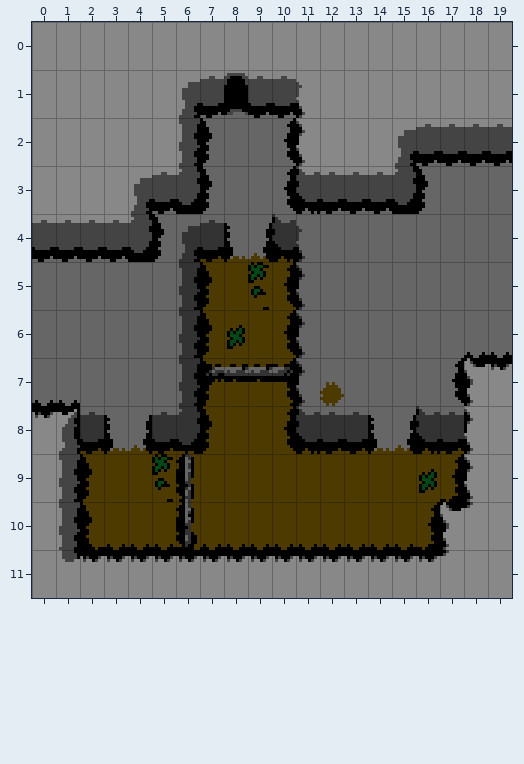
One commit to this Tiled map: tiled/hills_room_17.tmx. Above, as it was before the edit.
Cells are 8x16 px. Shown: x 0..19, y 0..11.
The result:
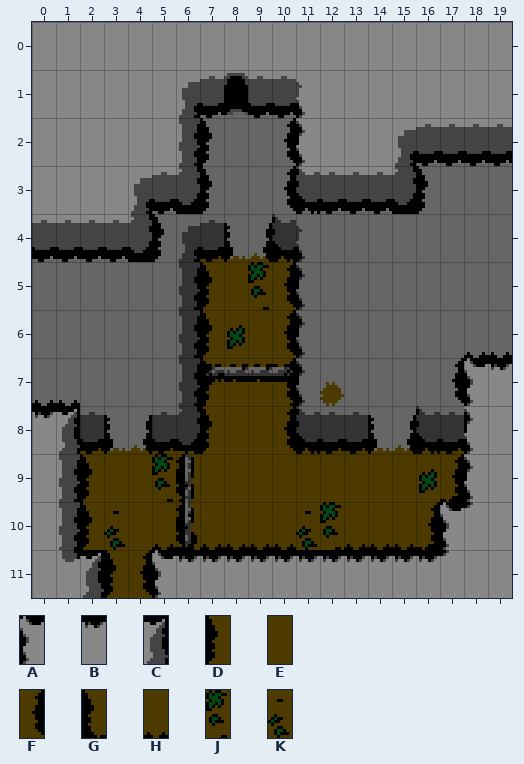
Key: from "hills_high": A 6, B 7, C 8; from "hills_ledges": D 0, E 1, F 2, G 3, H 4; from "hills_veg": J 2, K 3.
_ is an empty cell, . an unchanged one.
Message: Added additional save room to Hills before boss fight
The exact change:
--- layer "Tile Layer 1"
@@ x 2..12 @@
-10 GHH......HH
-11 BBBB.......
+10 DKE......KJ
+11 CDFA.......
